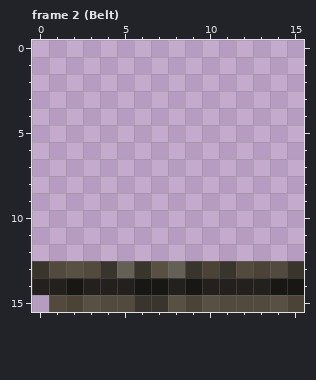
Edited in one commit: pixel-art file (Assets/sprites.aseprite). The picture above was drawn from the file before the commit.
16x16 pixels, 5 frames. Colours within 5 levels of each other are drawn and written as one. Shown: frame 2 (Belt).
And afterwards:
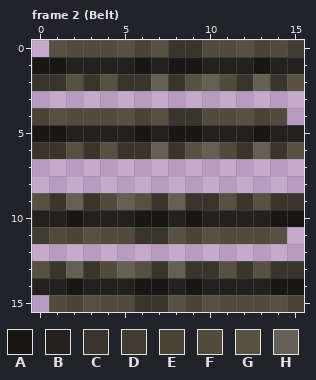
Palette (. is transparent): A #181714  B #23201d  C #39342c  D #413c31  E #4a4336  F #514a3d  G #575043  H #646055
From the commit log: basic ass belt sprites
Difference:
Frame 2 (Belt), layer "Main":
y 0: x 1..15 ............... -> GFFFGEGCCFFGEFD
y 1: x 0..15 ................ -> AABBBBABAABBBABB
y 2: x 0..15 ................ -> CCGCGCCHCGHFCHCG
y 4: x 0..14 ............... -> EGFFFGEGCCFFGEF
y 5: x 0..15 ................ -> AABBBBABAABBBABB
y 6: x 0..15 ................ -> CCGCGCCHCGHFCHCG
y 9: x 0..15 ................ -> GCHCFHGCHCCGCGCC
y 10: x 0..15 ................ -> BBABBBAABABBBBAA
y 11: x 0..14 ............... -> DFEGFFCCGEGFFFG
y 13: x 0..4 CFGFC -> GCHCF; x 6..7 CG -> GC; x 10..14 ECFEF -> CGCGC
Boxes around the changes in both pictures, in picture pixels (x1, y1, x2, y2):
changed: (32, 40, 304, 278)
